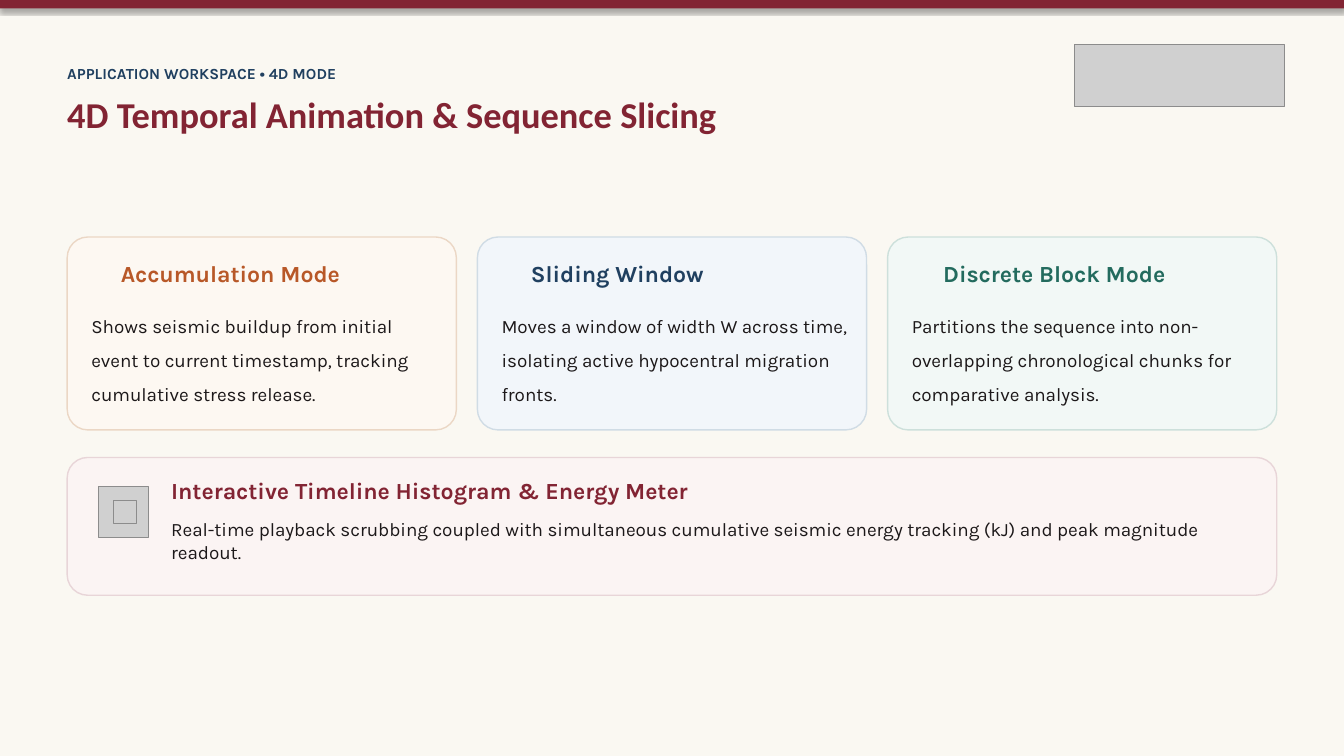
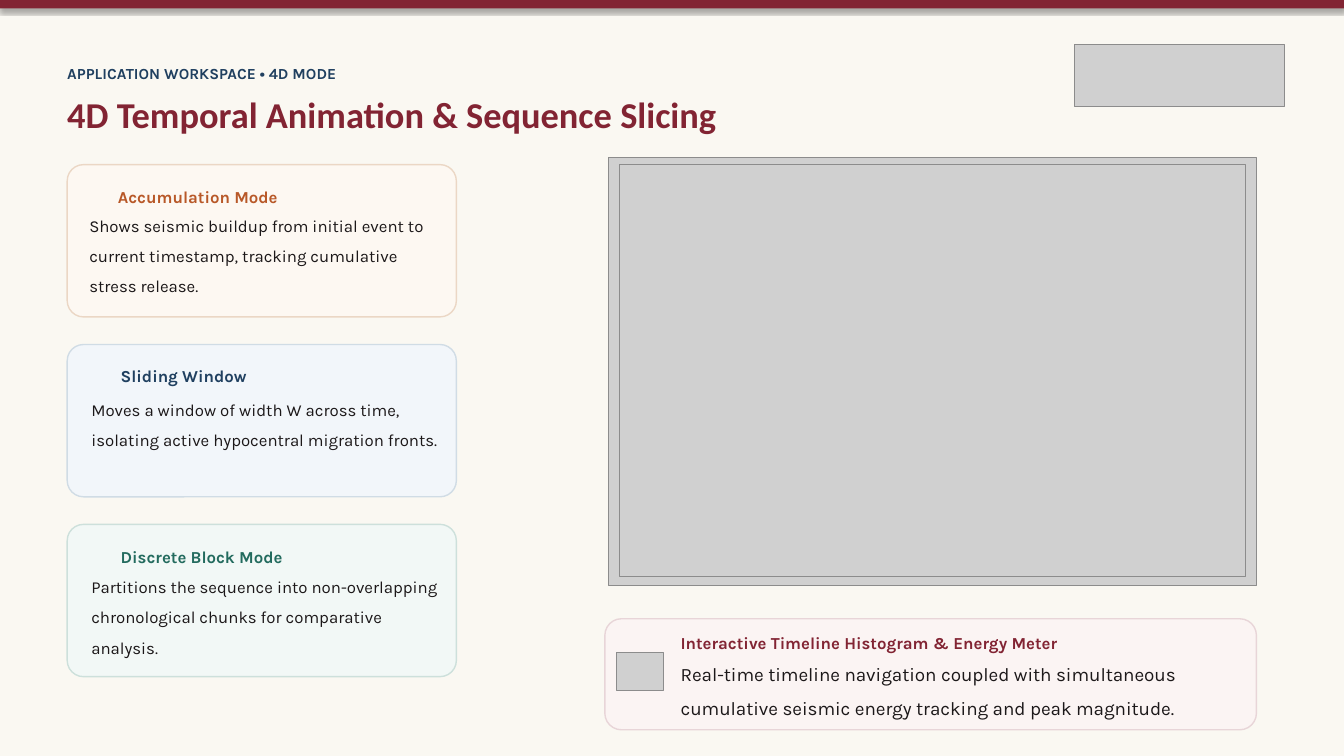
Before and after one commit to Crucio104/Seismic-Viewer-Presentation, a slide deck: slide 7 of thesis/presentation/Seismic Viewer - Thesis Defense.pptx. Drawn at 1344x756 pixels with LibreOffice and Linux fonts; fonts in the diff are those of the drawing; grey boxes stand for pictures; background and template pictures are left out. Boxes give left, top, right and bottom in pixels: in the first picture for what was removed or moved away, otherwise in the second. Text is boxed around its words. In the diff, an @@ line names an element or a change of style, - is before the commit and + after.

```diff
--- a/thesis/presentation/Seismic Viewer - Thesis Defense.pptx
+++ b/thesis/presentation/Seismic Viewer - Thesis Defense.pptx
@@ rounded rectangle: place and size @@
-rounded rectangle at [68, 237, 457, 430]
+rounded rectangle at [68, 164, 457, 317]
@@ picture added at [609, 157, 1257, 586] @@
@@ picture added at [619, 164, 1246, 577] @@
@@ text "Shows seismic buildup from initial ...": place and size @@
-text "Shows seismic buildup from initial ..." at [91, 320, 408, 402]
+text "Shows seismic buildup from initial ..." at [89, 220, 423, 292]
@@ text "Accumulation Mode": place and size @@
-text "Accumulation Mode" at [121, 265, 340, 283]
+text "Accumulation Mode" at [118, 191, 277, 203]
@@ rounded rectangle: place and size @@
-rounded rectangle at [478, 237, 867, 430]
+rounded rectangle at [68, 345, 457, 497]
@@ text "Moves a window of width ...": place and size @@
-text "Moves a window of width ..." at [502, 320, 847, 402]
+text "Moves a window of width ..." at [91, 404, 437, 450]
@@ text "Sliding Window": place and size @@
-text "Sliding Window" at [531, 265, 703, 287]
+text "Sliding Window" at [121, 370, 246, 386]
@@ picture removed at [113, 501, 136, 524] @@
@@ rounded rectangle: place and size @@
-rounded rectangle at [888, 237, 1277, 430]
+rounded rectangle at [68, 524, 457, 677]
@@ size 13.5 to 12 pt in 3 elements at [89, 220, 423, 292], [91, 404, 437, 450], [91, 581, 438, 658] @@
@@ text "Partitions the sequence into non-overlapping ...": place and size @@
-text "Partitions the sequence into non-overlapping ..." at [912, 320, 1232, 406]
+text "Partitions the sequence into non-overlapping ..." at [91, 581, 438, 658]
@@ size 16.5 to 12 pt in 4 elements at [118, 191, 277, 203], [681, 637, 1058, 653], [121, 370, 246, 386], [121, 551, 282, 563] @@
@@ text "Discrete Block Mode": place and size @@
-text "Discrete Block Mode" at [943, 265, 1166, 283]
+text "Discrete Block Mode" at [121, 551, 282, 563]
@@ rounded rectangle: place and size @@
-rounded rectangle at [68, 458, 1277, 596]
+rounded rectangle at [605, 619, 1256, 730]
@@ picture: place and size @@
-picture at [99, 487, 149, 537]
+picture at [617, 652, 663, 691]
@@ text "Interactive Timeline Histogram & Energy ...": place and size @@
-text "Interactive Timeline Histogram & Energy ..." at [171, 482, 688, 505]
+text "Interactive Timeline Histogram & Energy ..." at [681, 637, 1058, 653]
@@ text at [681, 668, 1176, 720]: text changed @@
-Real-time playback scrubbing coupled with simultaneous cumulative seismic energy tracking (kJ) and peak magnitude readout.
+Real-time timeline navigation coupled with simultaneous cumulative seismic energy tracking and peak magnitude.
```
Also in this commit, not shown: 10 other slides changed, 11 other files.
